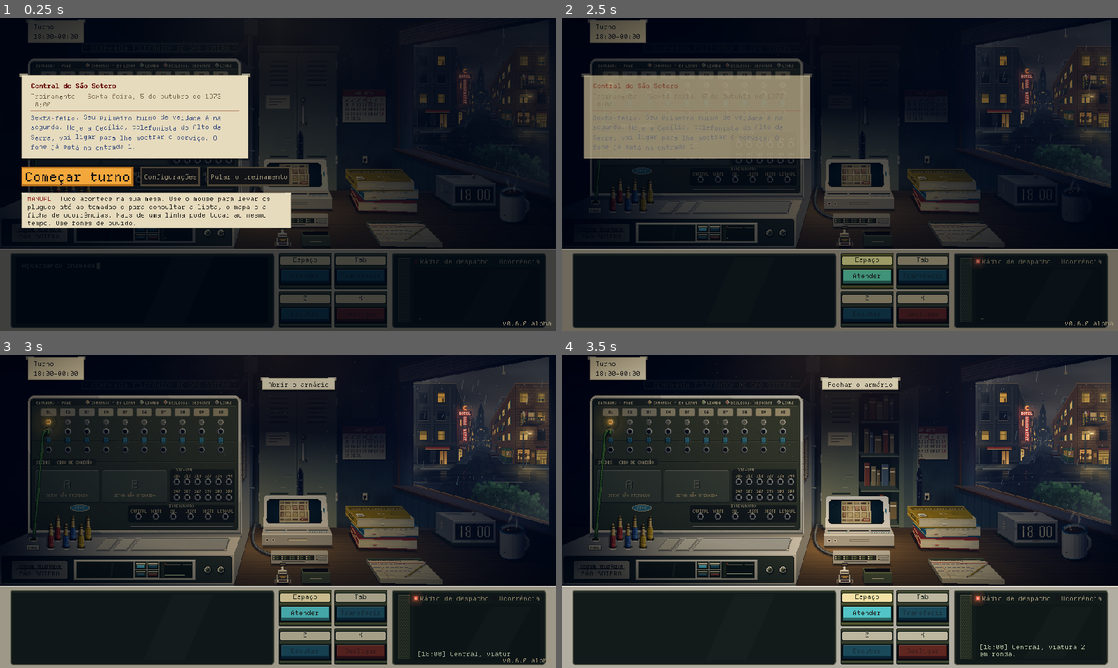
Above: before the commit, frames 1-4 (two rows, left to right).
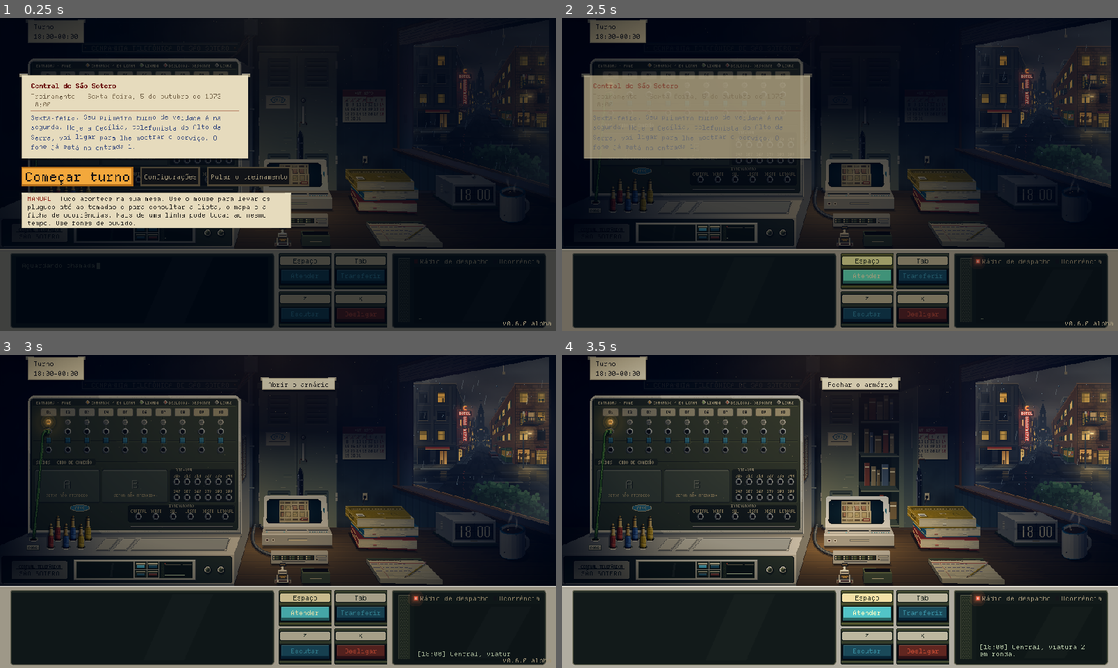
Above: after the commit, the same moments.

Repository: MendelDdS/Project-Switchboard
Game: Godot game, scene res://scenes/app.tscn
Same seed, same stepped clock (60 frames per second), same inputs: the game is played once before the commit and once after it.
Inputs (mouse positions are in pixels of both pictures, inside the frame that each line leads up to):
- Up to frame 1 (0.25 s): no input
- Up to frame 2 (2.5 s): click "Pular o treinamento" at 0.5 s; click "Recomeçar do treinamento" at 1.25 s; click "Começar turno" at 2 s
- Up to frame 3 (3 s): tap Enter at 2.75 s; drag from (278, 511) to (333, 442) at 2.77 s
- Up to frame 4 (3.5 s): no input

The runs differ from the first frame. In frame 1, 0.2% of the frame differs, in the area x 48-69%, y 25-96%; in frame 2, 0.2%; in frame 3, 0.2%; in frame 4, 0.2%.

Commit message:
feat(#0000): steel cabinet with rounded cornice, recessed vents, company card with the CTSS badge and a shaded umbrella; choice buttons as cream tags with dark ink; operator keys with cream legend when lit and the key color darkened when off; shortcut tags centered (labels 2 px lower)
Co-Authored-By: Claude Opus 5.5 <noreply@anthropic.com>
Claude-Session: https://claude.ai/code/session_01E6iU7HgwQq8Qs6iJkyPqsC

Diff:
--- a/scenes/ui/phone_panel.tscn
+++ b/scenes/ui/phone_panel.tscn
@@ -79,9 +79,9 @@
 anchors_preset = 10
 anchor_right = 1.0
 offset_left = 6.0
-offset_top = 4.0
+offset_top = 6.0
 offset_right = -6.0
-offset_bottom = 15.0
+offset_bottom = 17.0
 grow_horizontal = 2
 mouse_filter = 2
 theme_type_variation = &"KeyTagLabel"
@@ -104,9 +104,9 @@
 anchors_preset = 10
 anchor_right = 1.0
 offset_left = 6.0
-offset_top = 4.0
+offset_top = 6.0
 offset_right = -6.0
-offset_bottom = 15.0
+offset_bottom = 17.0
 grow_horizontal = 2
 mouse_filter = 2
 theme_type_variation = &"KeyTagLabel"
@@ -130,9 +130,9 @@
 anchors_preset = 10
 anchor_right = 1.0
 offset_left = 6.0
-offset_top = 4.0
+offset_top = 6.0
 offset_right = -6.0
-offset_bottom = 15.0
+offset_bottom = 17.0
 grow_horizontal = 2
 mouse_filter = 2
 theme_type_variation = &"KeyTagLabel"
@@ -156,9 +156,9 @@
 anchors_preset = 10
 anchor_right = 1.0
 offset_left = 6.0
-offset_top = 4.0
+offset_top = 6.0
 offset_right = -6.0
-offset_bottom = 15.0
+offset_bottom = 17.0
 grow_horizontal = 2
 mouse_filter = 2
 theme_type_variation = &"KeyTagLabel"
--- a/scripts/ui/background.gd
+++ b/scripts/ui/background.gd
@@ -2520,8 +2520,9 @@
 
 
 ## Armário de aço antigo, de chão, encostado na parede do fundo atrás da mesa (`x0` a partir do ponto de fuga, `CAB_W`, `CAB_TOP`, `CAB_T`; a mesa,
-## desenhada depois, esconde a base): cornija no alto, duas portas verde-acinzentadas com venezianas, o porta-etiqueta
-## niquelado, o puxador com a fechadura, as dobradiças e um calendário preso com ímã. Devolve a frente (px de 2x2).
+## desenhada depois, esconde a base): cornija de cantos redondos no alto, duas portas verde-acinzentadas com venezianas
+## em recuos, o porta-etiqueta niquelado com o cartão da companhia, o puxador com a fechadura, as dobradiças e um
+## calendário preso com ímã. Devolve a frente (px de 2x2).
 func _draw_steel_cabinet(x0: float) -> Rect2:
 	_cab_x0 = x0
 	var back := Rect2(_vp + Vector2(x0, _cm(CAB_TOP)) / WALL_K, Vector2(CAB_W, 400) / WALL_K)
@@ -2542,8 +2543,10 @@
 	_r(f.position.x, f.position.y, f.size.x, f.size.y, steel.call(0))
 	for i in 36:   # a luz da luminária, mais forte do lado dela, caindo pixel a pixel (em faixas largas, pareciam camadas)
 		_r(f.position.x + i * PX, f.position.y, PX, f.size.y, Color(1.0, 0.85, 0.6, 0.09 * (1.0 - i / 36.0)))
-	_r(f.position.x - 2, f.position.y - 1, f.size.x + 4, 5, steel.call(-1))   # a cornija, com o friso
-	_r(f.position.x - 2, f.position.y - 1, f.size.x + 4, PX, steel.call(3))
+	_ci.draw_set_transform(Vector2.ZERO)   # a cornija, de cantos redondos como os blocos da mesa (px da tela), com o friso
+	Switchboard.round_rect(_ci, Rect2((f.position + Vector2(-2, -1)) * 2.0, Vector2(f.size.x + 4, 5) * 2.0), steel.call(-1), [1])
+	_ci.draw_set_transform_matrix(X2)
+	_r(f.position.x - 1.5, f.position.y - 1, f.size.x + 3, PX, steel.call(3))
 	_r(f.position.x - 2, f.position.y + 1.5, f.size.x + 4, PX, steel.call(-2))
 	_r(f.position.x - 2, f.position.y + 4, f.size.x + 4, 1, Pal.STEEL_DARK[4])
 	_r(f.position.x, f.position.y + 5, PX, f.size.y, steel.call(1))   # a luz à esquerda, a sombra à direita
@@ -2555,6 +2558,13 @@
 	var low := _top - 30.0   # a parte de baixo que aparece, logo acima da mesa (ela esconde o pé)
 	for door in [Rect2(f.position.x + 3, doors, mid - f.position.x - 5, 60), Rect2(mid + 2, doors, f.end.x - mid - 5, 60)]:
 		for y0 in [door.position.y + 4, low]:   # as venezianas, no alto e embaixo de cada porta: a fenda e a aba que pega a luz
+			# num recuo de cantos redondos, como as teclas da mesa: o fundo mais escuro, a sombra no alto e a beira de baixo na luz
+			var well := Rect2((Vector2(door.position.x + 4, y0 - 2)) * 2.0, Vector2(door.size.x - 8, 25) * 2.0)
+			_ci.draw_set_transform(Vector2.ZERO)
+			Switchboard.round_rect(_ci, well, steel.call(-2), [1])
+			_ci.draw_rect(Rect2(well.position + Vector2(1, 0), Vector2(well.size.x - 2, 1)), Pal.STEEL_DARK[4])
+			_ci.draw_rect(Rect2(well.position + Vector2(1, well.size.y - 1), Vector2(well.size.x - 2, 1)), steel.call(2))
+			_ci.draw_set_transform_matrix(X2)
 			for i in 6:
 				_r(door.position.x + 6, y0 + i * 4, door.size.x - 12, 1.5, Pal.STEEL_DARK[5])
 				_r(door.position.x + 6, y0 + 1.5 + i * 4, door.size.x - 12, PX, steel.call(2))
@@ -2574,13 +2584,17 @@
 		_r(mid - 3.0, hand - 9.0 + i * 5.0, 2.5, 5.0, Color(steel.call(2), a))
 		_r(mid + 1.0, hand - 9.0 + i * 5.0, 2.0, 5.0, Color(steel.call(2), a * 0.7))
 	_r(mid + 3.0, floorf((doors + low) / 2.0) - 8.0, 5.0, 26.0, Color(Pal.STEEL_DARK[4], 0.12))
-	# o porta-etiqueta na porta da esquerda, com o cartão datilografado
+	# o porta-etiqueta na porta da esquerda, com o cartão da companhia: o selo impresso em azul-petróleo, como nos
+	# bilhetes (`Switchboard.badge`), e duas linhas datilografadas
 	var lab := Rect2(floorf((f.position.x + mid) / 2.0) - 10.0, doors + 34, 20, 11)
 	_r(lab.position.x - PX, lab.position.y - PX, lab.size.x + 1, lab.size.y + 1, Pal.CHROME[3])
 	_r(lab.position.x - PX, lab.position.y - PX, lab.size.x + 1, PX, Pal.CHROME[5])
 	_r(lab.position.x, lab.position.y, lab.size.x, lab.size.y, Pal.LABEL_PAPER)
-	for i in 3:
-		_r(lab.position.x + 2.5, lab.position.y + 2.5 + i * 2.5, lab.size.x - 5 - i * 4, PX, Pal.LABEL_INK)
+	_ci.draw_set_transform(Vector2.ZERO)
+	Switchboard.badge(_ci, Vector2(lab.get_center().x * 2.0, lab.position.y * 2.0 + 7.0), Pal.TICKET_FORM, Color.TRANSPARENT, 10.0, 11)
+	_ci.draw_set_transform_matrix(X2)
+	for i in 2:
+		_r(lab.position.x + 2.5, lab.position.y + 7.5 + i * 1.5, lab.size.x - 5 - i * 4, PX, Pal.LABEL_INK)
 	# o puxador e a fechadura, junto da fresta, na altura da mão
 	var hy := floorf((doors + low) / 2.0)   # na altura da mão: no meio da porta
 	_umbrella = Rect2()
@@ -2738,7 +2752,10 @@
 	_ci.draw_rect(Rect2(o.x - 7, o.y + 6, 2, 1), Pal.CHROME[3])   # a ponteira de metal
 	_ci.draw_rect(Rect2(x, o.y + 7, 1, 5), Pal.CHROME[4])   # a haste
 	_poly(canopy, cloth)
-	_ci.draw_rect(Rect2(x - 4, c0 + 12, 1, bottom - c0 - 12), cloth.lightened(0.18))   # a beira na luz
+	# o volume da cobertura enrolada: a luz da luminária do lado esquerdo, a sombra do direito (chapada, era uma faixa preta)
+	_ci.draw_rect(Rect2(x - 4, c0 + 12, 1, bottom - c0 - 12), cloth.lightened(0.3))   # a beira na luz
+	_ci.draw_rect(Rect2(x - 3, c0 + 12, 2, bottom - c0 - 12), cloth.lightened(0.14))
+	_ci.draw_rect(Rect2(x + 3, c0 + 12, 2, bottom - c0 - 12), cloth.darkened(0.35))
 	for fx in [x - 1, x + 2]:   # as dobras
 		_ci.draw_rect(Rect2(fx, c0 + 6, 1, bottom - c0 - 6), cloth.darkened(0.5))
 	_ci.draw_rect(Rect2(x - 5, c0 + 20, 11, 2), cloth.lightened(0.12))   # a tira, com o botão de pressão
--- a/themes/main_theme.tres
+++ b/themes/main_theme.tres
@@ -195,40 +195,40 @@
 border_color = Color(0, 0, 0, 1)
 
 [sub_resource type="StyleBoxFlat" id="StyleBoxFlat_0x86e"]
-content_margin_left = 8.0
+content_margin_left = 9.0
 content_margin_top = 2.0
-content_margin_right = 8.0
+content_margin_right = 9.0
 content_margin_bottom = 2.0
-bg_color = Color(0.08627451, 0.10980392, 0.078431375, 1)
-border_width_left = 2
-border_width_top = 2
-border_width_right = 2
-border_width_bottom = 2
-border_color = Color(0, 0, 0, 1)
+bg_color = Color(0.4471, 0.4314, 0.3725, 1)
+border_width_left = 1
+border_width_top = 1
+border_width_right = 1
+border_width_bottom = 3
+border_color = Color(0.0902, 0.1059, 0.0706, 1)
 
 [sub_resource type="StyleBoxFlat" id="StyleBoxFlat_f5ubn"]
-content_margin_left = 8.0
+content_margin_left = 9.0
 content_margin_top = 2.0
-content_margin_right = 8.0
+content_margin_right = 9.0
 content_margin_bottom = 2.0
-bg_color = Color(0.16470589, 0.22745098, 0.14509805, 1)
-border_width_left = 2
-border_width_top = 2
-border_width_right = 2
-border_width_bottom = 2
-border_color = Color(0, 0, 0, 1)
+bg_color = Color(0.8, 0.7804, 0.702, 1)
+border_width_left = 1
+border_width_top = 1
+border_width_right = 1
+border_width_bottom = 3
+border_color = Color(0.0902, 0.1059, 0.0706, 1)
 
 [sub_resource type="StyleBoxFlat" id="StyleBoxFlat_7qy2x"]
-content_margin_left = 8.0
+content_margin_left = 9.0
 content_margin_top = 2.0
-content_margin_right = 8.0
+content_margin_right = 9.0
 content_margin_bottom = 2.0
-bg_color = Color(0.12156863, 0.16470589, 0.10980392, 1)
-border_width_left = 2
-border_width_top = 2
-border_width_right = 2
-border_width_bottom = 2
-border_color = Color(0, 0, 0, 1)
+bg_color = Color(0.7412, 0.7176, 0.6235, 1)
+border_width_left = 1
+border_width_top = 1
+border_width_right = 1
+border_width_bottom = 3
+border_color = Color(0.0902, 0.1059, 0.0706, 1)
 
 [sub_resource type="StyleBoxFlat" id="StyleBoxFlat_myxx4"]
 content_margin_left = 6.0
@@ -783,12 +783,12 @@
 AmberButton/styles/normal = SubResource("StyleBoxFlat_8gw6x")
 AmberButton/styles/pressed = SubResource("StyleBoxFlat_g21io")
 AmberKey/base_type = &"Button"
-AmberKey/colors/font_color = Color(0.10980392, 0.08235294, 0.047058824, 1)
-AmberKey/colors/font_disabled_color = Color(0.10980392, 0.08235294, 0.047058824, 0.5)
-AmberKey/colors/font_focus_color = Color(0.10980392, 0.08235294, 0.047058824, 1)
-AmberKey/colors/font_hover_color = Color(0.10980392, 0.08235294, 0.047058824, 1)
-AmberKey/colors/font_hover_pressed_color = Color(0.10980392, 0.08235294, 0.047058824, 1)
-AmberKey/colors/font_pressed_color = Color(0.10980392, 0.08235294, 0.047058824, 1)
+AmberKey/colors/font_color = Color(0.902, 0.8588, 0.7412, 1)
+AmberKey/colors/font_disabled_color = Color(0.21, 0.53, 0.6367, 1)
+AmberKey/colors/font_focus_color = Color(0.902, 0.8588, 0.7412, 1)
+AmberKey/colors/font_hover_color = Color(0.902, 0.8588, 0.7412, 1)
+AmberKey/colors/font_hover_pressed_color = Color(0.902, 0.8588, 0.7412, 1)
+AmberKey/colors/font_pressed_color = Color(0.902, 0.8588, 0.7412, 1)
 AmberKey/font_sizes/font_size = 11
 AmberKey/styles/disabled = SubResource("KeyCap_Amber_disabled")
 AmberKey/styles/hover = SubResource("KeyCap_Amber_hover")
@@ -796,12 +796,12 @@
 AmberKey/styles/normal = SubResource("KeyCap_Amber_normal")
 AmberKey/styles/pressed = SubResource("KeyCap_Amber_pressed")
 IvoryKey/base_type = &"Button"
-IvoryKey/colors/font_color = Color(0.10980392, 0.08235294, 0.047058824, 1)
-IvoryKey/colors/font_disabled_color = Color(0.10980392, 0.08235294, 0.047058824, 0.5)
-IvoryKey/colors/font_focus_color = Color(0.10980392, 0.08235294, 0.047058824, 1)
-IvoryKey/colors/font_hover_color = Color(0.10980392, 0.08235294, 0.047058824, 1)
-IvoryKey/colors/font_hover_pressed_color = Color(0.10980392, 0.08235294, 0.047058824, 1)
-IvoryKey/colors/font_pressed_color = Color(0.10980392, 0.08235294, 0.047058824, 1)
+IvoryKey/colors/font_color = Color(0.902, 0.8588, 0.7412, 1)
+IvoryKey/colors/font_disabled_color = Color(0.21, 0.53, 0.6367, 1)
+IvoryKey/colors/font_focus_color = Color(0.902, 0.8588, 0.7412, 1)
+IvoryKey/colors/font_hover_color = Color(0.902, 0.8588, 0.7412, 1)
+IvoryKey/colors/font_hover_pressed_color = Color(0.902, 0.8588, 0.7412, 1)
+IvoryKey/colors/font_pressed_color = Color(0.902, 0.8588, 0.7412, 1)
 IvoryKey/font_sizes/font_size = 11
 IvoryKey/styles/disabled = SubResource("KeyCap_Ivory_disabled")
 IvoryKey/styles/hover = SubResource("KeyCap_Ivory_hover")
@@ -821,11 +821,11 @@
 Button/styles/normal = SubResource("StyleBoxFlat_1mjdo")
 Button/styles/pressed = SubResource("StyleBoxFlat_s5e0q")
 ChoiceButton/base_type = &"Button"
-ChoiceButton/colors/font_color = Color(0.8117647, 0.8901961, 0.7490196, 1)
-ChoiceButton/colors/font_disabled_color = Color(0.81, 0.89, 0.75, 0.35)
-ChoiceButton/colors/font_focus_color = Color(0.8117647, 0.8901961, 0.7490196, 1)
-ChoiceButton/colors/font_hover_color = Color(0.8117647, 0.8901961, 0.7490196, 1)
-ChoiceButton/colors/font_pressed_color = Color(0.8117647, 0.8901961, 0.7490196, 1)
+ChoiceButton/colors/font_color = Color(0.1333, 0.1529, 0.102, 1)
+ChoiceButton/colors/font_disabled_color = Color(0.1333, 0.1529, 0.102, 0.75)
+ChoiceButton/colors/font_focus_color = Color(0.1333, 0.1529, 0.102, 1)
+ChoiceButton/colors/font_hover_color = Color(0.1333, 0.1529, 0.102, 1)
+ChoiceButton/colors/font_pressed_color = Color(0.1333, 0.1529, 0.102, 1)
 ChoiceButton/font_sizes/font_size = 11
 ChoiceButton/styles/disabled = SubResource("StyleBoxFlat_0x86e")
 ChoiceButton/styles/hover = SubResource("StyleBoxFlat_f5ubn")
@@ -862,12 +862,12 @@
 GreenButton/styles/normal = SubResource("StyleBoxFlat_6h40v")
 GreenButton/styles/pressed = SubResource("StyleBoxFlat_s47sh")
 GreenKey/base_type = &"Button"
-GreenKey/colors/font_color = Color(0.10980392, 0.08235294, 0.047058824, 1)
-GreenKey/colors/font_disabled_color = Color(0.10980392, 0.08235294, 0.047058824, 0.5)
-GreenKey/colors/font_focus_color = Color(0.10980392, 0.08235294, 0.047058824, 1)
-GreenKey/colors/font_hover_color = Color(0.10980392, 0.08235294, 0.047058824, 1)
-GreenKey/colors/font_hover_pressed_color = Color(0.10980392, 0.08235294, 0.047058824, 1)
-GreenKey/colors/font_pressed_color = Color(0.10980392, 0.08235294, 0.047058824, 1)
+GreenKey/colors/font_color = Color(0.902, 0.8588, 0.7412, 1)
+GreenKey/colors/font_disabled_color = Color(0.21, 0.53, 0.6367, 1)
+GreenKey/colors/font_focus_color = Color(0.902, 0.8588, 0.7412, 1)
+GreenKey/colors/font_hover_color = Color(0.902, 0.8588, 0.7412, 1)
+GreenKey/colors/font_hover_pressed_color = Color(0.902, 0.8588, 0.7412, 1)
+GreenKey/colors/font_pressed_color = Color(0.902, 0.8588, 0.7412, 1)
 GreenKey/font_sizes/font_size = 11
 GreenKey/styles/disabled = SubResource("KeyCap_Green_disabled")
 GreenKey/styles/hover = SubResource("KeyCap_Green_hover")
@@ -994,12 +994,12 @@
 RedButton/styles/normal = SubResource("StyleBoxFlat_r3gy8")
 RedButton/styles/pressed = SubResource("StyleBoxFlat_anjdx")
 RedKey/base_type = &"Button"
-RedKey/colors/font_color = Color(0.10980392, 0.08235294, 0.047058824, 1)
-RedKey/colors/font_disabled_color = Color(0.10980392, 0.08235294, 0.047058824, 0.5)
-RedKey/colors/font_focus_color = Color(0.10980392, 0.08235294, 0.047058824, 1)
-RedKey/colors/font_hover_color = Color(0.10980392, 0.08235294, 0.047058824, 1)
-RedKey/colors/font_hover_pressed_color = Color(0.10980392, 0.08235294, 0.047058824, 1)
-RedKey/colors/font_pressed_color = Color(0.10980392, 0.08235294, 0.047058824, 1)
+RedKey/colors/font_color = Color(0.902, 0.8588, 0.7412, 1)
+RedKey/colors/font_disabled_color = Color(0.7067, 0.2833, 0.21, 1)
+RedKey/colors/font_focus_color = Color(0.902, 0.8588, 0.7412, 1)
+RedKey/colors/font_hover_color = Color(0.902, 0.8588, 0.7412, 1)
+RedKey/colors/font_hover_pressed_color = Color(0.902, 0.8588, 0.7412, 1)
+RedKey/colors/font_pressed_color = Color(0.902, 0.8588, 0.7412, 1)
 RedKey/font_sizes/font_size = 11
 RedKey/styles/disabled = SubResource("KeyCap_Red_disabled")
 RedKey/styles/hover = SubResource("KeyCap_Red_hover")
Not shown, changed: HISTORICO.md
